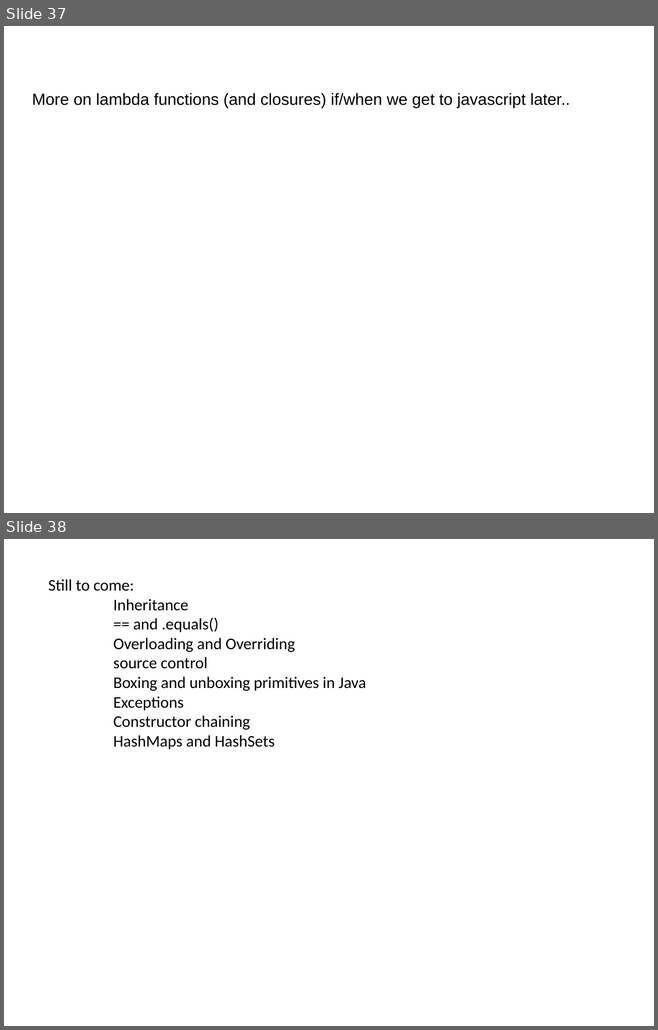
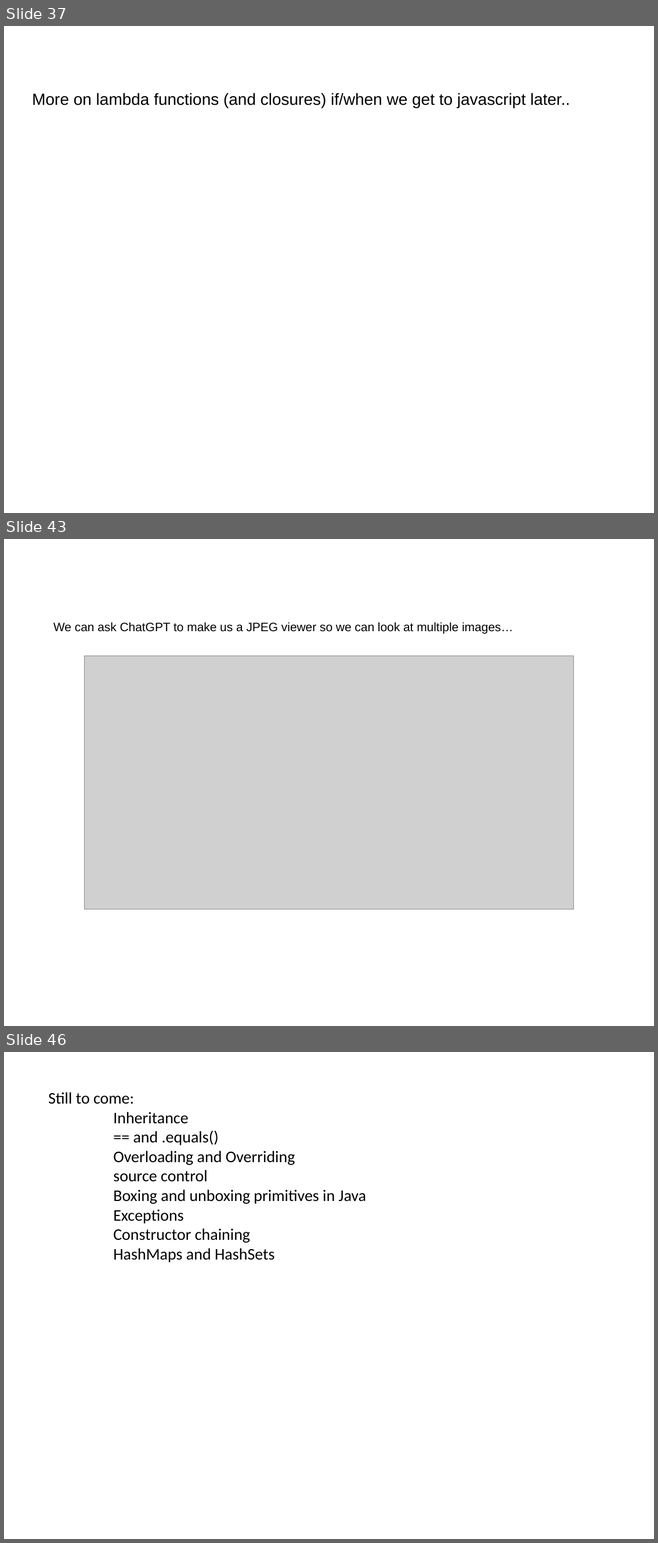
Before and after one commit to fodorclasses/fodorclasses.github.io, a slide deck: classes/prog2024/Prog3-Lecture07.pptx. Shown one above the other, each under a label of ours: slides 37 and 38 before the commit, slides 37, 43 and 46 after it; the slides between them are not shown. The pictures are 658x1030 and 658x1543 pixels, drawn with LibreOffice and Linux fonts; fonts in the diff are those of the drawing; grey boxes stand for pictures. Boxes give left, top, right and bottom in pixels: in the first picture for what was removed or moved away, otherwise in the second. Text is boxed around its words. In the diff, an @@ line names an element or a change of style, - is before the commit and + after.

```diff
--- a/classes/prog2024/Prog3-Lecture07.pptx
+++ b/classes/prog2024/Prog3-Lecture07.pptx
@@ slide 43 added at <box>4,539,654,1026</box>, background #FFFFFF @@
@@ text added at <box>53,622,513,634</box>, 13.5 pt, text #000000 @@
+We can ask ChatGPT to make us a JPEG viewer so we can look at multiple images…
@@ picture added at <box>85,656,573,909</box> @@
@@ what was slide 38 is now slide 46 @@
```
Also in this commit, not shown: 2 slides changed, 7 other slides added, 1 other file.
